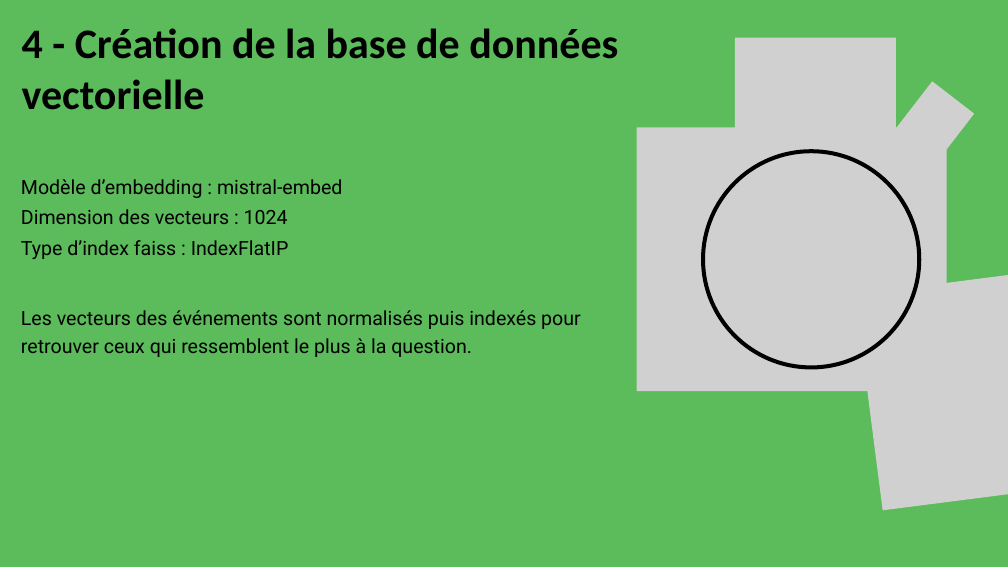
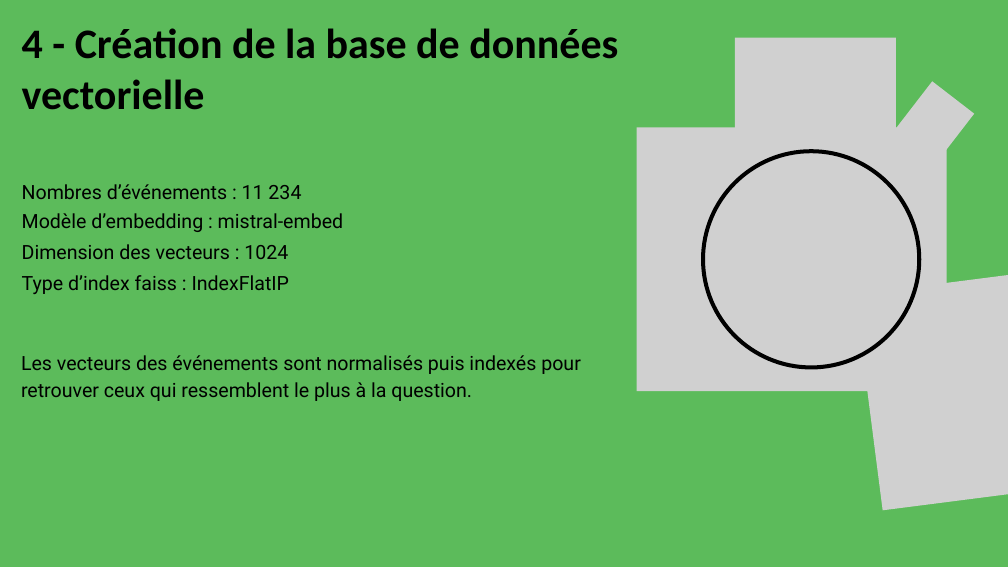
Before and after one commit to akam731/Concevez-et-d-ployez-un-syst-me-RAG, a slide deck: slide 6 of docs/Support de présentation.pptx. Drawn at 1008x567 pixels with LibreOffice and Linux fonts; fonts in the diff are those of the drawing; grey boxes stand for pictures. Boxes give left, top, right and bottom in pixels: in the first picture for what was removed or moved away, otherwise in the second. Text is boxed around its words. In the diff, an @@ line names an element or a change of style, - is before the commit and + after.

```diff
--- a/docs/Support de présentation.pptx
+++ b/docs/Support de présentation.pptx
@@ 3 texts: place and size @@
-3 texts at (21,179,342,259)
+3 texts at (22,213,343,294)
@@ text added at (22,184,301,199), 28 pt, text #000000 @@
+Nombres d’événements : 11 234
@@ text "Les vecteurs des événements sont ...": place and size @@
-text "Les vecteurs des événements sont ..." at (21,310,581,357)
+text "Les vecteurs des événements sont ..." at (21,355,581,401)
```
Also in this commit, not shown: 2 other slides changed, 1 slide added, 1 other file.
